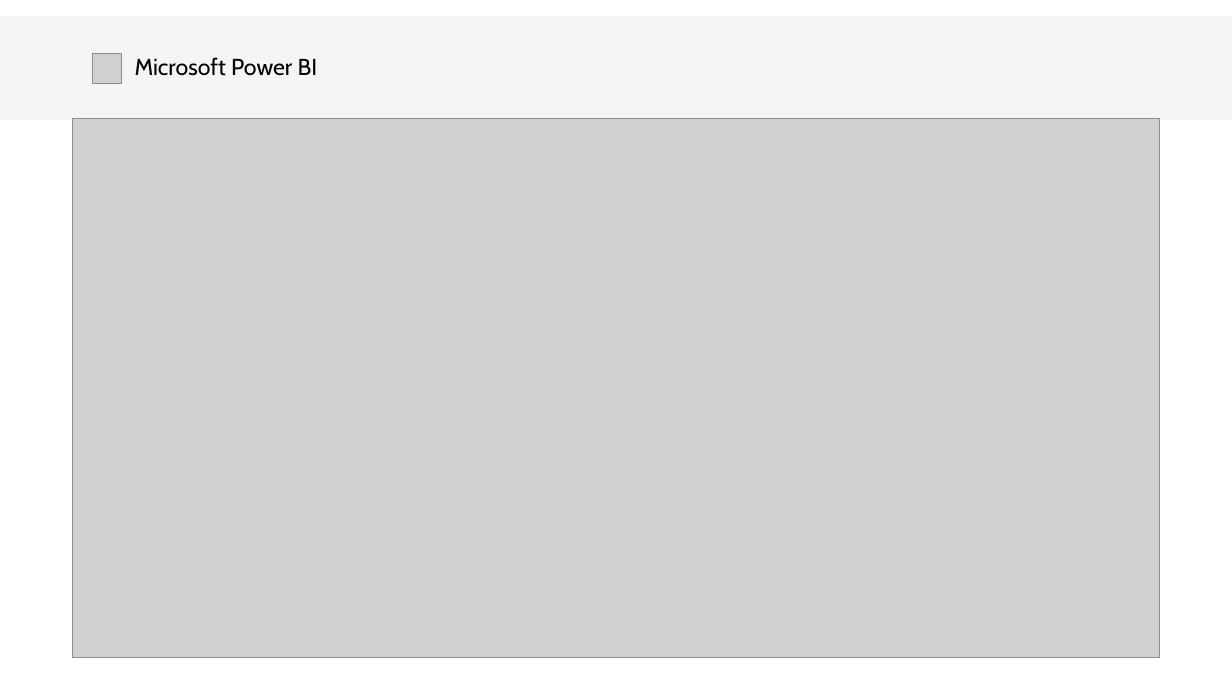
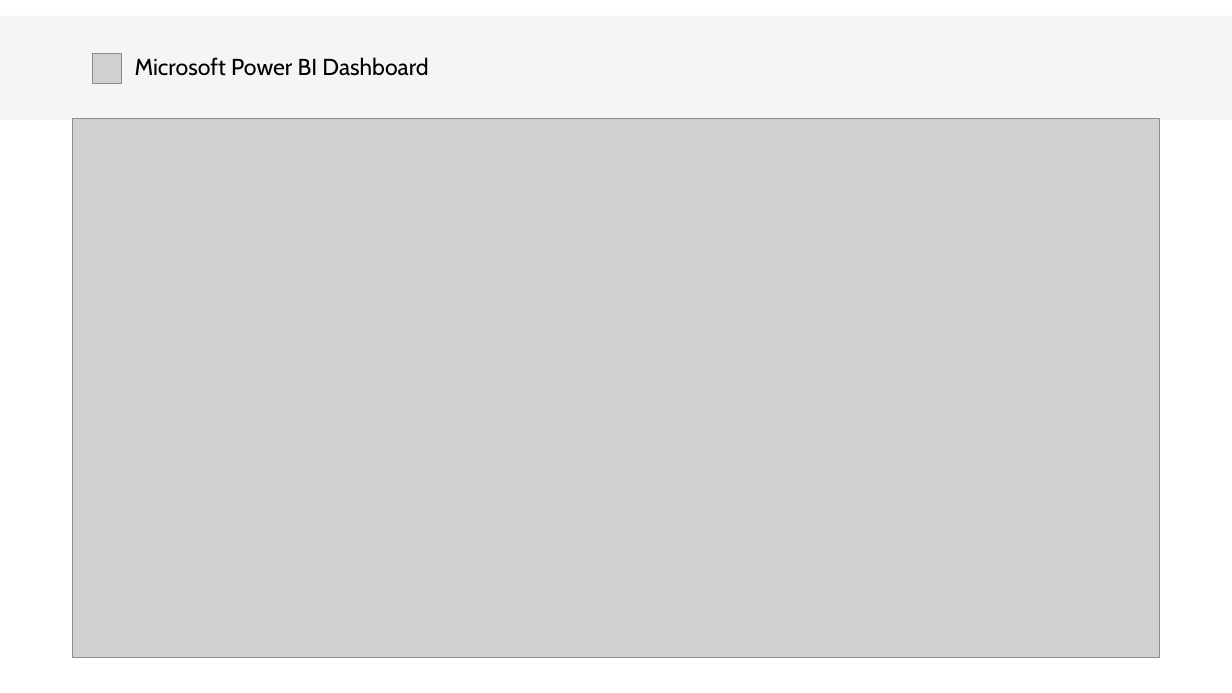
Before and after one commit to kirankrch24/MSc-Project, a slide deck: slide 2 of Presentation and Demo/Presentation.pptx. Drawn at 1232x693 pixels with LibreOffice and Linux fonts; fonts in the diff are those of the drawing; grey boxes stand for pictures. Boxes give left, top, right and bottom in pixels: in the first picture for what was removed or moved away, otherwise in the second. Text is boxed around its words. In the diff, an @@ line names an element or a change of style, - is before the commit and + after.

Commit message:
update

```diff
--- a/Presentation and Demo/Presentation.pptx
+++ b/Presentation and Demo/Presentation.pptx
@@ title at bbox=[135, 57, 428, 76]: text changed @@
-Microsoft Power BI
+Microsoft Power BI Dashboard
```
